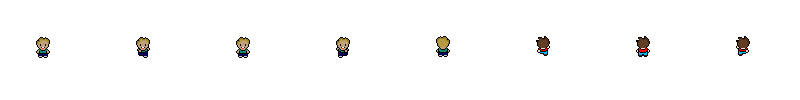
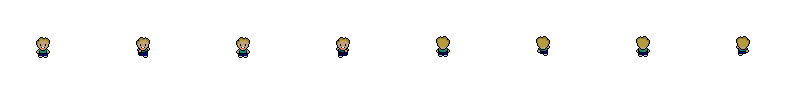
The second (800, 100) image is a revision of the first. Changes to its layers:
painted on "Boy2" over box(536, 36, 750, 56)
